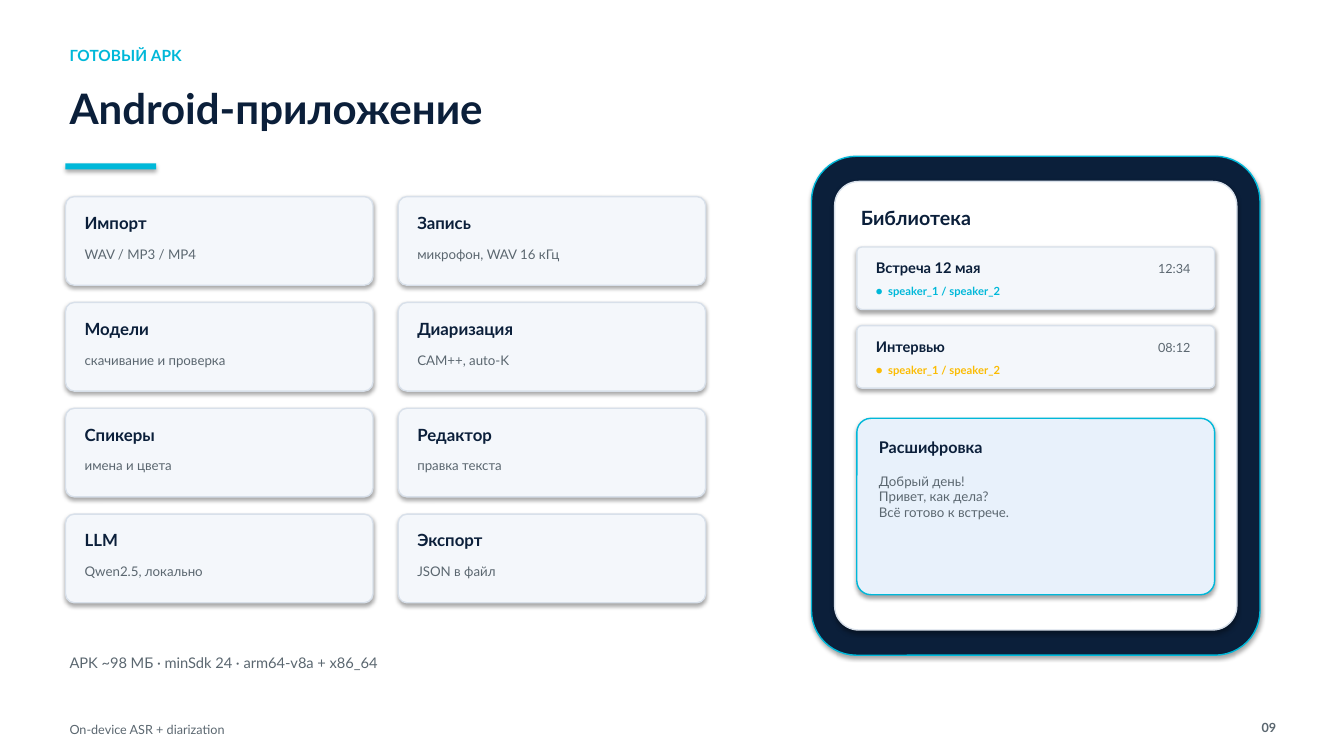
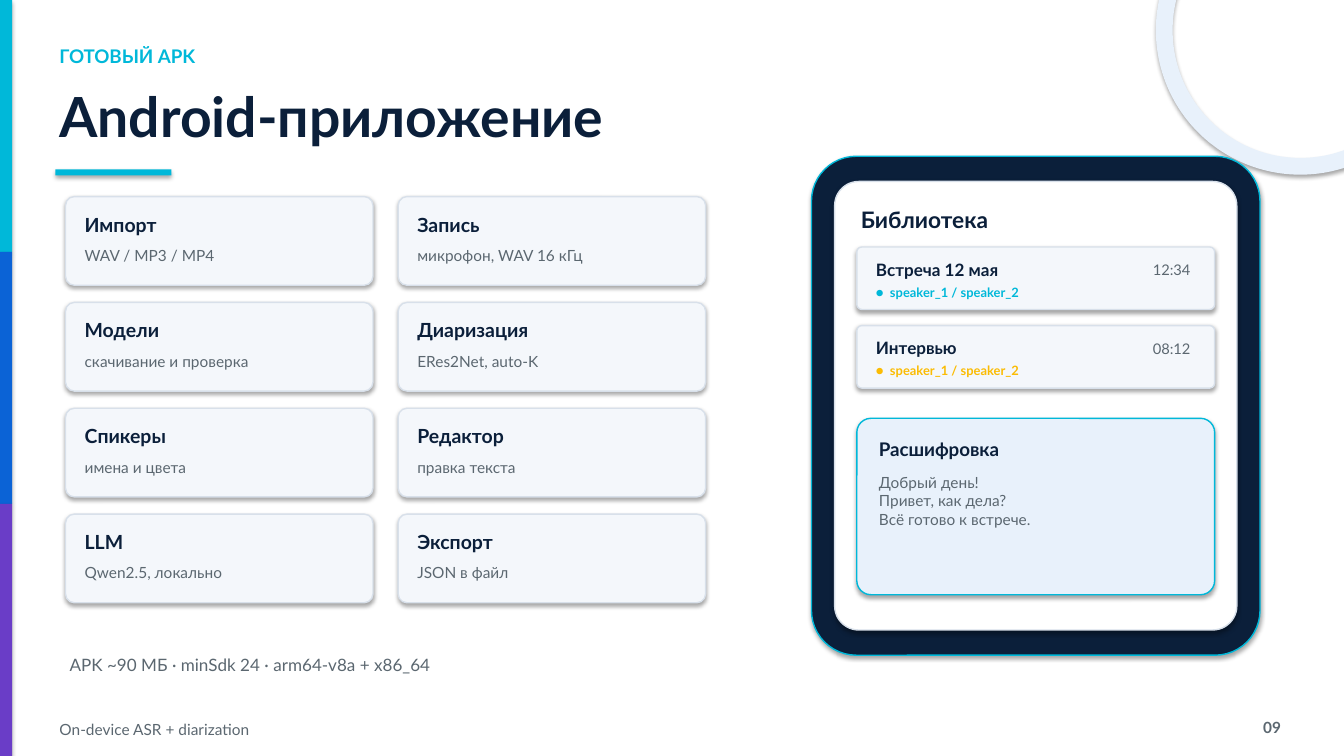
Before and after one commit to VershininSemyon/nuclear_hack_team_corgi, a slide deck: slide 9 of artifacts/hackathon_defense.pptx. Drawn at 1344x756 pixels with LibreOffice and Linux fonts; fonts in the diff are those of the drawing. Boxes give left, top, right and bottom in pixels: in the first picture for what was removed or moved away, otherwise in the second. Text is boxed around its words. In the diff, an @@ line names an element or a change of style, - is before the commit and + after.

```diff
--- a/artifacts/hackathon_defense.pptx
+++ b/artifacts/hackathon_defense.pptx
@@ rectangle added at [0, 0, 12, 252], fill #00B8D9 @@
@@ ellipse added at [1165, 0, 1344, 166], outline #E8F1FB 12 pt @@
@@ text "ГОТОВЫЙ APK": place and size @@
-text "ГОТОВЫЙ APK" at [70, 48, 182, 61]
+text "ГОТОВЫЙ APK" at [59, 46, 195, 63]
@@ text "ГОТОВЫЙ APK" at [59, 46, 195, 63]: size 11 to 13.3 pt @@
@@ text "Android-приложение": place and size @@
-text "Android-приложение" at [70, 92, 483, 131]
+text "Android-приложение" at [59, 96, 603, 147]
@@ text "Android-приложение" at [59, 96, 603, 147]: size 30 to 39.4 pt @@
@@ rectangle: place and size @@
-rectangle at [66, 163, 156, 169]
+rectangle at [55, 169, 171, 175]
@@ text "Библиотека" at [861, 211, 988, 228]: size 14 to 16.2 pt @@
@@ rectangle added at [0, 252, 12, 504], fill #0B63D6 @@
@@ text "Встреча 12 мая" at [876, 263, 999, 279]: size 10.5 to 12.2 pt @@
@@ text "12:34" at [1153, 264, 1191, 275]: size 9 to 10.4 pt @@
@@ text "● speaker_1 / speaker_2" at [890, 287, 1019, 299]: size 8 to 9.3 pt @@
@@ text at [417, 356, 538, 369]: text changed; size 9.5 to 11 pt @@
-CAM++, auto-K
+ERes2Net, auto-K
@@ text "Интервью" at [876, 341, 957, 357]: size 10.5 to 12.2 pt @@
@@ text "● speaker_1 / speaker_2" at [890, 365, 1019, 377]: size 8 to 9.3 pt @@
@@ text "08:12" at [1153, 343, 1191, 354]: size 9 to 10.4 pt @@
@@ text "Расшифровка" at [879, 442, 999, 460]: size 11.5 to 13.3 pt @@
@@ size 9.5 to 11 pt in 8 elements at [85, 250, 215, 261], [417, 250, 583, 264], [85, 359, 248, 370], [85, 465, 186, 476], [417, 465, 516, 476], [85, 567, 222, 581], [417, 567, 508, 581], [879, 477, 1030, 528] @@
@@ rectangle added at [0, 504, 12, 756], fill #6A3DC7 @@
@@ size 12 to 13.9 pt in 8 elements at [85, 218, 157, 236], [417, 217, 479, 232], [85, 323, 160, 341], [417, 323, 528, 341], [85, 428, 166, 447], [417, 429, 504, 447], [85, 535, 124, 549], [417, 534, 492, 553] @@
@@ text at [70, 658, 430, 674]: text changed; size 10.5 to 12.2 pt @@
-APK ~98 МБ · minSdk 24 · arm64-v8a + x86_64
+APK ~90 МБ · minSdk 24 · arm64-v8a + x86_64
@@ text "On-device ASR + diarization": place and size @@
-text "On-device ASR + diarization" at [70, 724, 225, 734]
+text "On-device ASR + diarization" at [59, 723, 249, 735]
@@ text "On-device ASR + diarization" at [59, 723, 249, 735]: size 9 to 11 pt @@
@@ text "09" at [1263, 722, 1281, 733]: size 9 to 11 pt @@
```
Also in this commit, not shown: 10 other slides changed, 1 slide added, 1 slide removed, 8 other files.
